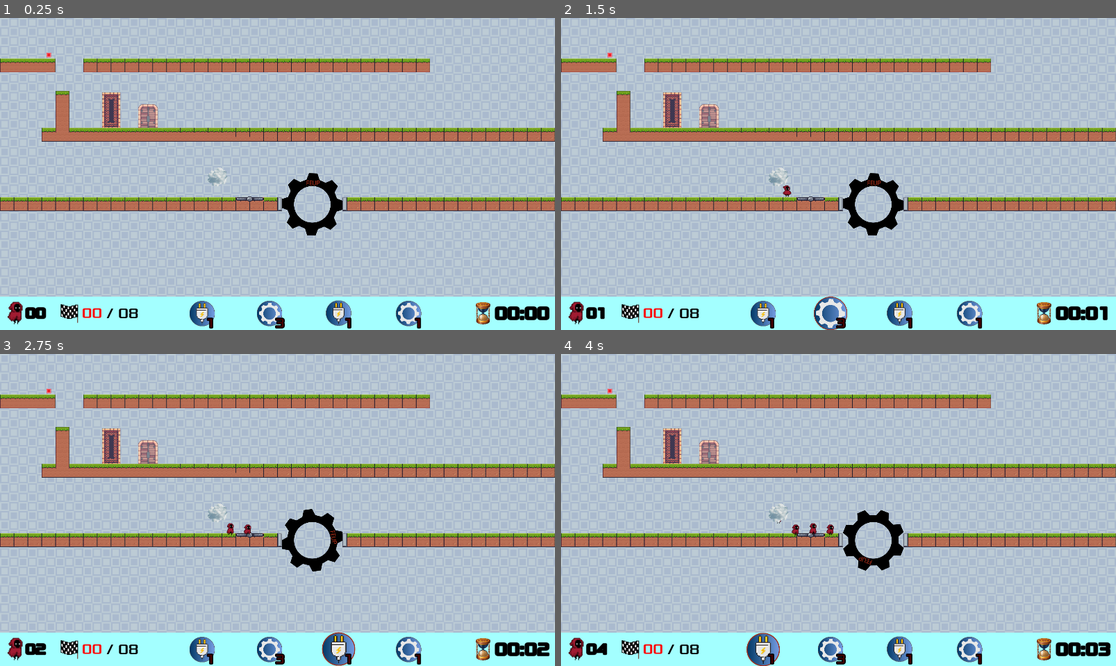
Above: before the commit, frames 1-4 (two rows, left to right).
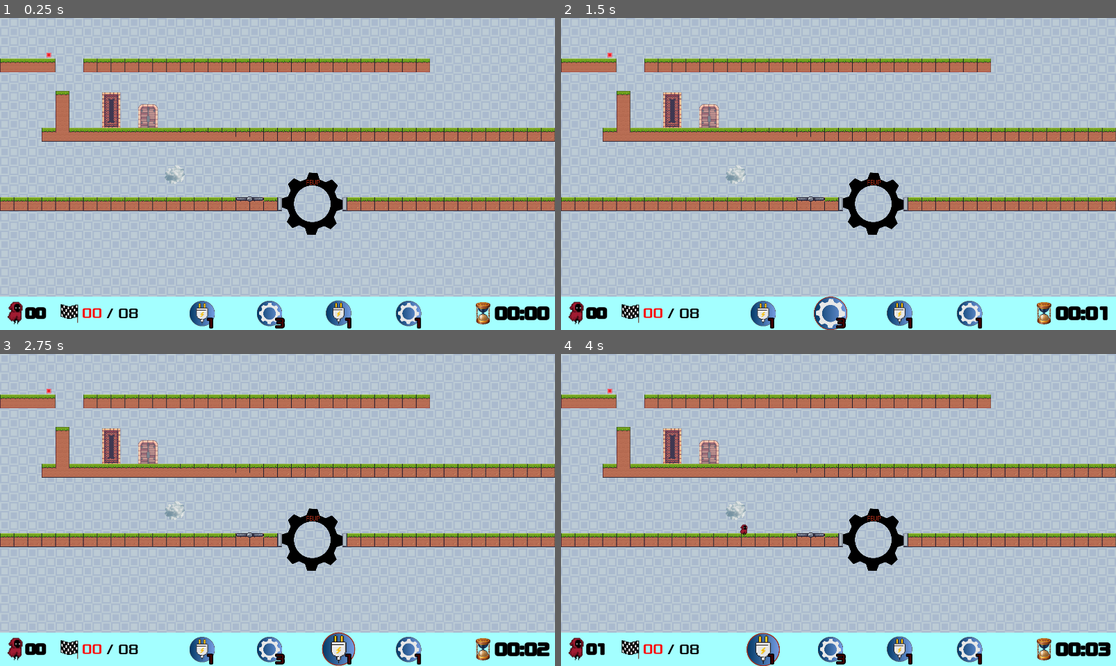
Above: after the commit, the same moments.

Repository: Nuno-Jesus/FEUP-DDJD-Escape-Engines
Game: Godot game, scene res://scenes/main.tscn
Same seed, same stepped clock (60 frames per second), same inputs: the game is played once before the commit and once after it.
Inputs (mouse positions are in pixels of both pictures, inside the frame that each line leads up to):
- Up to frame 1 (0.25 s): no input
- Up to frame 2 (1.5 s): click (760, 314) at 0.5 s; click (832, 314) at 1.25 s
- Up to frame 3 (2.75 s): click (338, 650) at 2 s
- Up to frame 4 (4 s): click (971, 650) at 2.75 s; click (760, 650) at 3.5 s

The runs differ from the first frame. In frame 1, 0.3% of the frame differs, in the area x 29-62%, y 47-70%; in frame 2, 0.4%; in frame 3, 0.7%; in frame 4, 1.0%, in the area x 6-62%, y 47-97%.

Commit message:
Engineer on top of platform working

Diff:
--- a/pp/scenes/level.tscn
+++ b/pp/scenes/level.tscn
@@ -466,7 +466,7 @@
 [node name="Node" type="Node"]
 
 [node name="Gear" parent="." instance=ExtResource("1_r8u7r")]
-position = Vector2(726, 369)
+position = Vector2(726, 367)
 scale = Vector2(0.5, 0.5)
 
 [node name="TileMap" type="TileMap" parent="."]
@@ -479,7 +479,7 @@
 [node name="Gear Activation" parent="." instance=ExtResource("3_cja7t")]
 
 [node name="PlayerSpawner" parent="." instance=ExtResource("3_l4x8n")]
-position = Vector2(703, 512)
+position = Vector2(555, 504)
 
 [node name="Exit" parent="." instance=ExtResource("4_fjads")]
 z_index = -1
@@ -489,7 +489,7 @@
 z_index = -1
 position = Vector2(385, 322)
 
-[node name="Button" parent="Eletric Door" index="3"]
+[node name="Button" parent="Eletric Door" index="1"]
 position = Vector2(-216, -194)
 
 [node name="Area2D" parent="Eletric Door/Button" index="0"]
--- a/pp/scenes/platform.tscn
+++ b/pp/scenes/platform.tscn
@@ -21,8 +21,8 @@
 collision_mask = 2
 
 [node name="CollisionPolygon2D2" type="CollisionPolygon2D" parent="Area2D"]
-position = Vector2(-0.666674, 0.219047)
-scale = Vector2(0.826869, 0.683823)
+position = Vector2(3.73985, 0.219042)
+scale = Vector2(0.1099, 0.683823)
 polygon = PackedVector2Array(20.755, 5.94519, -19.0538, 5.94519, -18.947, -8.95523, 20.5595, -8.95523)
 
 [connection signal="body_shape_entered" from="Area2D" to="." method="_on_area_2d_body_shape_entered"]
--- a/pp/scenes/player.tscn
+++ b/pp/scenes/player.tscn
@@ -96,7 +96,7 @@
 collision_mask = 5
 input_pickable = true
 script = ExtResource("1_dpf8g")
-speed = 60
+speed = 30
 
 [node name="AnimatedSprite2D" type="AnimatedSprite2D" parent="."]
 scale = Vector2(1.5, 1.5)
--- a/pp/scenes/spawner.tscn
+++ b/pp/scenes/spawner.tscn
@@ -10,6 +10,7 @@
 player_ammount = 100
 
 [node name="SpawnTimer" type="Timer" parent="."]
+wait_time = 3.0
 autostart = true
 
 [node name="Spawner" type="Sprite2D" parent="."]
--- a/pp/scripts/platform.gd
+++ b/pp/scripts/platform.gd
@@ -9,15 +9,22 @@
 func _ready():
 	parent_node = get_parent()
 	gear_node = parent_node.get_node("Gear")
+	Signals.connect("platform_body_is_mechanical", _on_activate)
 
 # Called every frame. 'delta' is the elapsed time since the previous frame.
 func _process(delta):
 	pass
 
 func _on_area_2d_body_shape_entered(body_rid, body, body_shape_index, local_shape_index):
-	if (body.get_name().begins_with("Engineer")):
-		gear_node._startRotation()
+	# If the body is a player
+	if body.is_in_group("Player"):
+		Signals.emit_signal("platform_spotted_engineer", body.name)
 
 func _on_area_2d_body_shape_exited(body_rid, body, body_shape_index, local_shape_index):
-	if (body.get_name() == "Engineer"):
-		gear_node._stopRotation()
+	#if body.is_in_group("Player"):
+		#gear_node._stopRotation()
+	pass
+
+func _on_activate(_name):
+	print("Gonna activate bitch")
+	gear_node._startRotation()
--- a/pp/scripts/player.gd
+++ b/pp/scripts/player.gd
@@ -8,6 +8,7 @@
 var powerups = []
 
 var isFixingDoor: bool = false
+var isOnPlatform: bool = false
 var hud_node
 
 @export var speed = 0
@@ -17,6 +18,9 @@
 	screen_size = get_viewport_rect().size
 	Signals.connect("eletric_door_spotted_engineer", _on_trying_to_fix_door)
 	Signals.connect("eletric_door_is_fixed", _on_stopping_fixing_door)
+
+	Signals.connect("platform_spotted_engineer", _on_trying_to_activate_gear)
+
 	velocity.x = speed
 	$AnimatedSprite2D.play()
 
@@ -44,7 +48,7 @@
 	powerups.clear()
 
 func _physics_process(delta):
-	if isFixingDoor:
+	if isFixingDoor or isOnPlatform:
 		return
 	velocity.y += gravity
 	velocity.x = direction * speed
@@ -70,16 +74,25 @@
 		# get active powerup from HUD
 		var currPowerUp = hud_node.currPowerUp
 
-		#print("Current powerup: ", currPowerUp)
+		print("Current powerup: ", currPowerUp)
 
 		if currPowerUp == null:
 			return
 
 		# TESTING: make the clicked player bigger
-		$AnimatedSprite2D.scale.x = 3
-		$AnimatedSprite2D.scale.y = 3
+		#$AnimatedSprite2D.scale.x = 3
+		#$AnimatedSprite2D.scale.y = 3
 
 		# Add the powerup to the player
 		powerups.append(currPowerUp)
 
 		hud_node._decrease_powerup_count()
+
+func _on_trying_to_activate_gear(name):
+	if name != self.name:
+		return
+
+	# check if it has powerup
+	if powerups.has(Macros.PowerUp.MECHANICAL):
+		isOnPlatform = true
+		Signals.emit_signal("platform_body_is_mechanical", "null")
--- a/pp/scripts/signals.gd
+++ b/pp/scripts/signals.gd
@@ -1,5 +1,10 @@
 extends Node
 
+# electic door
 signal eletric_door_spotted_engineer
 signal eletric_door_is_being_fixed
 signal eletric_door_is_fixed
+
+# platform
+signal platform_spotted_engineer
+signal platform_body_is_mechanical
